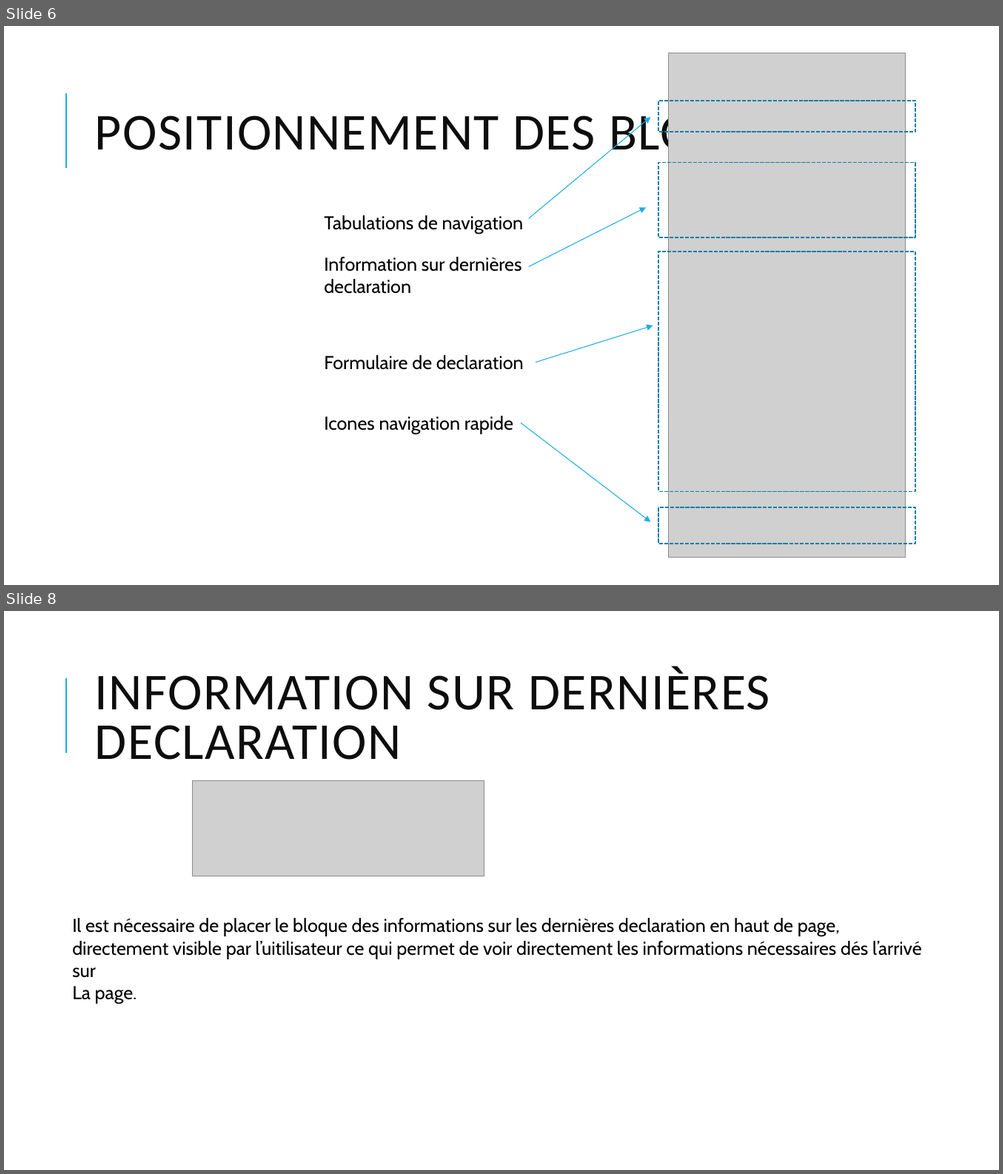
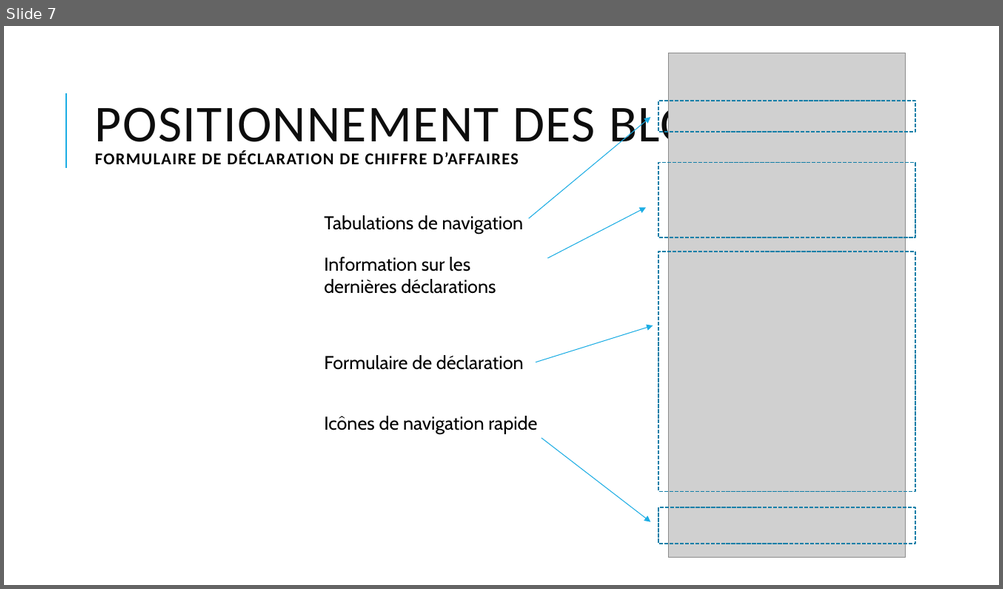
Before and after one commit to AmauryDoux/UrssaffMobile, a slide deck: AmauryDoux-UrssafMobile presentation.pptx. Shown one above the other, each under a label of ours: slides 6 and 8 before the commit, slide 7 after it; the slides between them are not shown. The pictures are 1003x1174 and 1003x589 pixels, drawn with LibreOffice and Linux fonts; fonts in the diff are those of the drawing; grey boxes stand for pictures. Boxes give left, top, right and bottom in pixels: in the first picture for what was removed or moved away, otherwise in the second. Text is boxed around its words. In the diff, an @@ line names an element or a change of style, - is before the commit and + after.

```diff
--- a/AmauryDoux-UrssafMobile presentation.pptx
+++ b/AmauryDoux-UrssafMobile presentation.pptx
@@ slide 8 removed at (x1=4, y1=611, x2=999, y2=1170), background #FFFFFF; not listed: 1 template element that a slide beside it also shows @@
@@ title removed at (x1=95, y1=667, x2=770, y2=760) @@
-INFORMATION SUR DERNIÈRES DECLARATION
@@ picture removed at (x1=193, y1=781, x2=484, y2=877) @@
@@ text removed at (x1=72, y1=918, x2=922, y2=978) @@
-Il est nécessaire de placer le bloque des informations sur les dernières declaration en haut de page, directement visible par l’uitilisateur ce qui permet de voir directement les informations nécessaires dés l’arrivé sur
-La page.
@@ what was slide 6 is now slide 7 @@
@@ slide 7 changed as well @@
@@ title at (x1=95, y1=99, x2=747, y2=164): text changed; size 50 to 16 pt; text colour #0D0D0D to #000000; bold on @@
-POSITIONNEMENT DES BLOCS
+POSITIONNEMENT DES BLOCS
+FORMULAIRE DE DÉCLARATION DE CHIFFRE D’AFFAIRES
@@ arrow moved from (529, 267) - (646, 207) to (548, 258) - (646, 207) @@
@@ text at (x1=324, y1=257, x2=495, y2=294): text changed @@
-Information sur dernières declaration
+Information sur les dernières déclarations
@@ text at (x1=324, y1=355, x2=523, y2=370): text changed @@
-Formulaire de declaration
+Formulaire de déclaration
@@ text at (x1=324, y1=416, x2=537, y2=434): text changed @@
-Icones navigation rapide
+Icônes de navigation rapide
@@ arrow moved from (521, 423) - (650, 522) to (541, 439) - (650, 522) @@
```
Also in this commit, not shown: 6 other slides changed, 4 slides added, 4 other slides removed.
